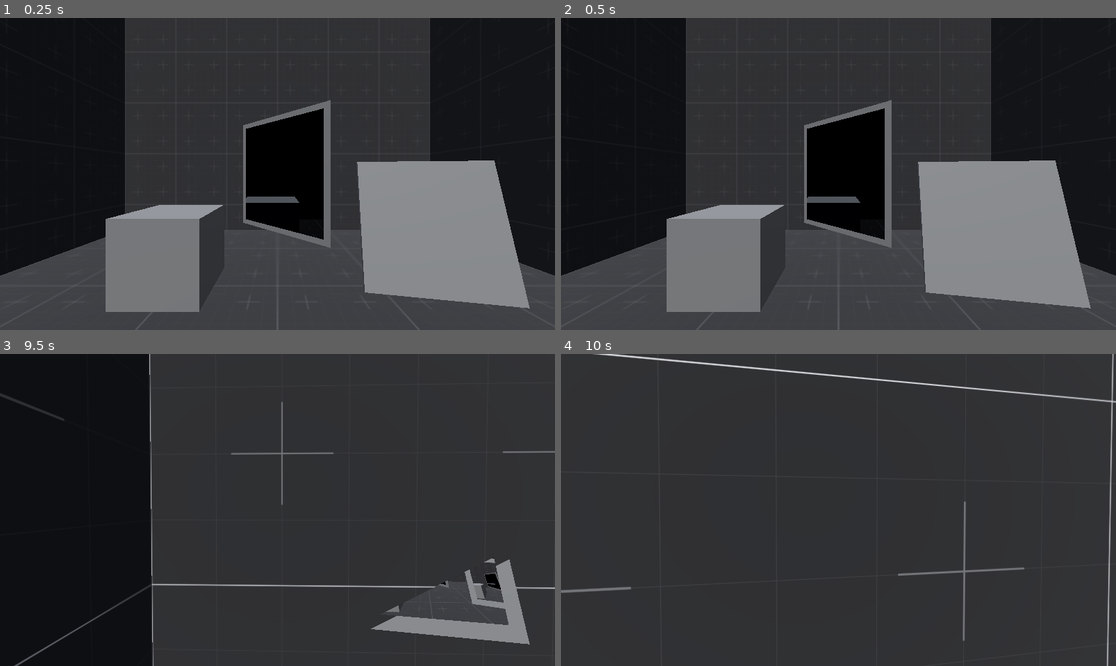
Above: before the commit, frames 1-4 (two rows, left to right).
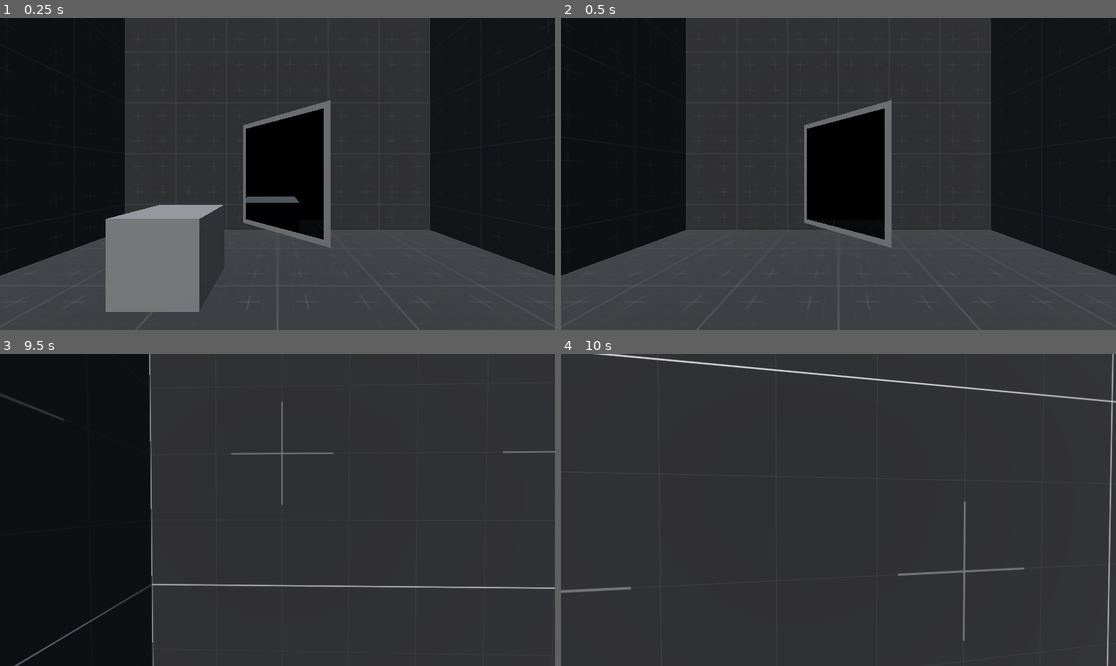
Above: after the commit, the same moments.

Repository: Wowe-Peanut/GetReal
Game: Godot game, scene res://test.tscn
Same seed, same stepped clock (60 frames per second), same inputs: the game is played once before the commit and once after it.
Inputs (mouse positions are in pixels of both pictures, inside the frame that each line leads up to):
- Up to frame 1 (0.25 s): no input
- Up to frame 2 (0.5 s): no input
- Up to frame 3 (9.5 s): move the mouse to (305, 510) at 0.52 s; hold Q (take_picture) 0.53-1.28 s; hold W (move_forward) 0.53-5.78 s; tap Space (jump) at 0.77, 1.52, 2.75, 3.02, 3.77, 4.52, 5.75, 6.02, 6.77, 7.52, 8.75, 9.02 s; move the mouse to (249, 510) at 1.27 s; right-click (249, 510) at 1.35 s; tap Q (take_picture) at 1.55, 2.85, 4.35, 6.05, 7.35, 8.85 s; tap Enter at 2, 5, 8 s; move the mouse to (288, 503) at 2.02 s; hold Q (take_picture) 2.03-2.78 s; move the mouse to (271, 516) at 2.77 s; move the mouse to (316, 513) at 3.52 s; hold Q (take_picture) 3.53-4.28 s; right-click (316, 513) at 3.6 s; move the mouse to (233, 506) at 4.27 s; move the mouse to (283, 510) at 5.02 s; hold Q (take_picture) 5.03-5.78 s; move the mouse to (255, 503) at 5.77 s; hold D (strafe_right) 5.78-6.53 s; right-click (255, 503) at 5.85 s; move the mouse to (305, 510) at 6.52 s; hold Q (take_picture) 6.53-7.28 s; hold W (move_forward) 6.53-8.78 s; move the mouse to (249, 510) at 7.27 s; move the mouse to (288, 503) at 8.02 s; hold Q (take_picture) 8.03-8.78 s; right-click (288, 503) at 8.1 s; move the mouse to (271, 516) at 8.77 s; hold A (strafe_left) from 8.78 s (still down)
- Up to frame 4 (10 s): move the mouse to (877, 513) at 9.52 s; release A (strafe_left) at 9.53 s; hold W (move_forward) from 9.53 s (still down); hold Q (take_picture) from 9.53 s (still down); tap Space (jump) at 9.77 s

The runs differ from the first frame. In frame 1, 12% of the frame differs, in the area x 64-96%, y 45-94%; in frame 2, 18%, in the area x 19-96%, y 45-95%; in frame 3, 2.5%; in frame 4, nothing differs.

Commit message:
start advanced box detection

Diff:
--- a/box.gd
+++ b/box.gd
@@ -4,7 +4,7 @@
 @onready var mesh: MeshInstance3D = $Mesh
 @onready var coyote_timer: Timer = $CoyoteTimer
 
-var observers: Array[Node] = []
+var observers: Dictionary = {}
 var to_delete: bool = false
 
 signal destroyed
@@ -12,29 +12,79 @@
 # Called when the node enters the scene tree for the first time.
 func _ready() -> void:
 	coyote_timer.timeout.connect(destroy_self)
-	observers = get_tree().get_nodes_in_group("observer")
+	for observer in get_tree().get_nodes_in_group("observer"):
+		observers[observer.name] = observer
+
 
 func _physics_process(_delta: float) -> void:
 	# if off screen and ct off: start coyote timer
 	if !visibility_check.is_on_screen() and coyote_timer.is_stopped():
 		coyote_timer.start()
 	# if on screen and ct off, and obscured, ct on
-	if visibility_check.is_on_screen() and is_obscured(get_world_3d().direct_space_state, get_viewport().get_camera_3d()) and coyote_timer.is_stopped():
+	if visibility_check.is_on_screen() and is_obscured(get_world_3d().direct_space_state) and coyote_timer.is_stopped():
 		coyote_timer.start()
 	# if on screen and unobscured stop and ct on, don't delete ct off
-	if visibility_check.is_on_screen() and !is_obscured(get_world_3d().direct_space_state, get_viewport().get_camera_3d()) and !coyote_timer.is_stopped():
+	if visibility_check.is_on_screen() and !is_obscured(get_world_3d().direct_space_state) and !coyote_timer.is_stopped():
 		coyote_timer.stop()
 
-func is_obscured(state: PhysicsDirectSpaceState3D, observer: Camera3D) -> bool:
-	#for observer in observers:
+
+func is_obscured(state: PhysicsDirectSpaceState3D) -> bool:
+	for observer in observers:
+		if observer == "PlayerCam":
+			if is_obscured_player(state):
+				return true
+
+		if observer == "MirrorCam":
+			if is_obscured_mirror(state):
+				return true
+
+	return false
+
+
+
+func cast_ray(state: PhysicsDirectSpaceState3D, vertex: Vector3, observer_position: Vector3) -> Dictionary:
+	var from = mesh.global_transform.basis * vertex + mesh.global_position
+	var query = PhysicsRayQueryParameters3D.create(from, observer_position)
+	query.exclude = [self] # this should change as more types of colliders are added
+	return state.intersect_ray(query)
+
+
+func is_obscured_player(state: PhysicsDirectSpaceState3D) -> bool:
+	# for each corner of the box
 	for vertex in mesh.get_mesh().get_faces():
-		var from = mesh.global_transform.basis * vertex + mesh.global_position
-		var query = PhysicsRayQueryParameters3D.create(from, observer.global_position)
-		query.exclude = [self] # this should change as more types of colliders are added
-		var result = state.intersect_ray(query)
+		# cast a ray to the player cam
+		var result = cast_ray(state, vertex, observers["PlayerCam"].global_position)
+		# if we hit the player, we can see the box, return true
 		if result and result.collider.name == "Player":
 			return false
+	# if all the corners are accounted for and not returned true, we can't see the box
+	print("player obscured")
 	return true
+
+
+func is_obscured_mirror(state: PhysicsDirectSpaceState3D) -> bool:
+	# if the mirror is not even facing the box, do not even check for obscurity (you can't see the box)
+	if observers["MirrorCam"].global_transform.basis.z.normalized().dot(global_position) < 0:
+		print("mirror can't see box")
+		return true
+	# if the player is not looking at the mirror, do not even check for obscurity (you can't see the mirror, therefore box in mirror)
+	if observers["PlayerCam"].global_transform.basis.z.normalized().dot(observers["MirrorCam"].global_transform.basis.z.normalized()) > 0:
+		print("player can't see mirror")
+		return true
+	# loop through all the corners of the box and cast a ray to the mirror cam (rotation of cam does not matter if position is correct [it is])
+	for vertex in mesh.get_mesh().get_faces():
+		var result = cast_ray(state, vertex, observers["MirrorCam"].global_position)
+		# if we hit the mirror, immediately cast to the player to see if the player can see the reflected position of the box
+		print(result)
+		if result and result.collider.name == "Mirror":
+			result = cast_ray(state, result.position, observers["PlayerCam"].global_position)
+			# if the player can see the box corner in the mirror, we can see the box
+			if result and result.collider.name == "Player":
+				return false
+	# if all the corners are accounted for and not returned true, we can't see the box
+	print("mirror obscured")
+	return true
+
 
 func destroy_self() -> void:
 	print("Deleting...")
--- a/mirror.tscn
+++ b/mirror.tscn
@@ -13,13 +13,16 @@
 [sub_resource type="BoxMesh" id="BoxMesh_tx3na"]
 size = Vector3(1.1, 1.1, 0.01)
 
+[sub_resource type="BoxShape3D" id="BoxShape3D_bh318"]
+size = Vector3(1, 1, 0.01)
+
 [node name="Mirror" type="Node3D"]
 script = ExtResource("1_23741")
 
 [node name="View" type="SubViewport" parent="."]
 size = Vector2i(1024, 1024)
 
-[node name="MirrorCam" type="Camera3D" parent="View"]
+[node name="MirrorCam" type="Camera3D" parent="View" groups=["observer"]]
 
 [node name="Mesh" type="MeshInstance3D" parent="."]
 mesh = SubResource("QuadMesh_5n1ph")
@@ -31,3 +34,10 @@
 
 [node name="MirrorOrigin" type="Marker3D" parent="."]
 transform = Transform3D(1, -8.74228e-08, -8.74228e-08, -8.74228e-08, -1, 0, -8.74228e-08, 7.64274e-15, -1, 0, 0, 0)
+
+[node name="Mirror" type="Area3D" parent="."]
+collision_layer = 8
+collision_mask = 4
+
+[node name="CollisionShape3D" type="CollisionShape3D" parent="Mirror"]
+shape = SubResource("BoxShape3D_bh318")
--- a/picture.gd
+++ b/picture.gd
@@ -3,12 +3,15 @@
 @onready var texture: Sprite3D = $Texture
 @onready var viewport: SubViewport = $SubViewport
 
+var picture_taken: bool = false
 
 func _input(event: InputEvent) -> void:
 	if event.is_action_pressed("take_picture"): take_picture()
 
 
-func take_picture():
+func take_picture() -> void:
+	if picture_taken: return
+
 	var camera = Camera3D.new()
 	camera.current = true
 	viewport.add_child(camera)
@@ -18,3 +21,5 @@
 	texture.texture = viewport.get_texture()
 	await RenderingServer.frame_post_draw
 	viewport.render_target_update_mode = SubViewport.UPDATE_DISABLED
+
+	picture_taken = true
--- a/player.gd
+++ b/player.gd
@@ -19,9 +19,9 @@
 var grav_vel: Vector3 # Gravity velocity
 var jump_vel: Vector3 # Jumping velocity
 
-@onready var camera: Camera3D = $Camera
-@onready var held_position: Marker3D = $Camera/HeldObjectPosition
-@onready var look_ray: RayCast3D = $Camera/LookRay
+@onready var camera: Camera3D = $PlayerCam
+@onready var held_position: Marker3D = $PlayerCam/HeldObjectPosition
+@onready var look_ray: RayCast3D = $PlayerCam/LookRay
 
 var held_object: RigidBody3D = null
 
--- a/player.tscn
+++ b/player.tscn
@@ -16,20 +16,21 @@
 script = ExtResource("1_16goh")
 camera_sens = 10.0
 
-[node name="Camera" type="Camera3D" parent="." groups=["observer"]]
+[node name="PlayerCam" type="Camera3D" parent="." groups=["observer"]]
 transform = Transform3D(1, 0, 0, 0, 1, 0, 0, 0, 1, 0, 1.1, 0)
 current = true
 
-[node name="LookRay" type="RayCast3D" parent="Camera"]
+[node name="LookRay" type="RayCast3D" parent="PlayerCam"]
 exclude_parent = false
 target_position = Vector3(0, 0, -3)
 collision_mask = 4
 
-[node name="HeldObjectPosition" type="Marker3D" parent="Camera"]
+[node name="HeldObjectPosition" type="Marker3D" parent="PlayerCam"]
 transform = Transform3D(1, 0, 0, 0, 0.965926, -0.258819, 0, 0.258819, 0.965926, 0, -0.5, -1.5)
 
-[node name="Picture" parent="Camera" instance=ExtResource("2_f2ycu")]
+[node name="Picture" parent="PlayerCam" instance=ExtResource("2_f2ycu")]
 transform = Transform3D(0.984808, 0.0449435, -0.167731, 0, 0.965926, 0.258819, 0.173648, -0.254887, 0.951251, 0.3, -0.1, -0.4)
+visible = false
 
 [node name="Collision" type="CollisionShape3D" parent="."]
 transform = Transform3D(1, 0, 0, 0, 1, 0, 0, 0, 1, 0, 0.7, 0)
--- a/project.godot
+++ b/project.godot
@@ -63,6 +63,7 @@
 3d_physics/layer_1="Environment"
 3d_physics/layer_2="Player"
 3d_physics/layer_3="Boxes"
+3d_physics/layer_4="Mirror"
 
 [physics]
 
Not shown: 1 places in mirror.tscn that only renumber resources
